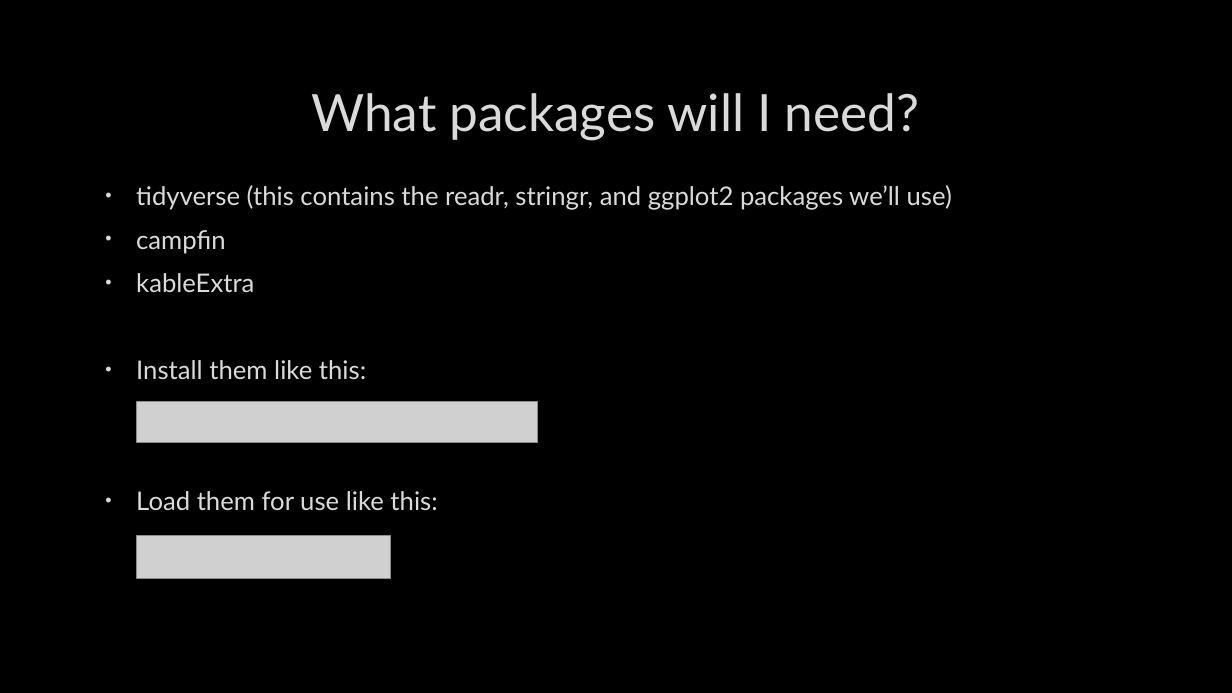
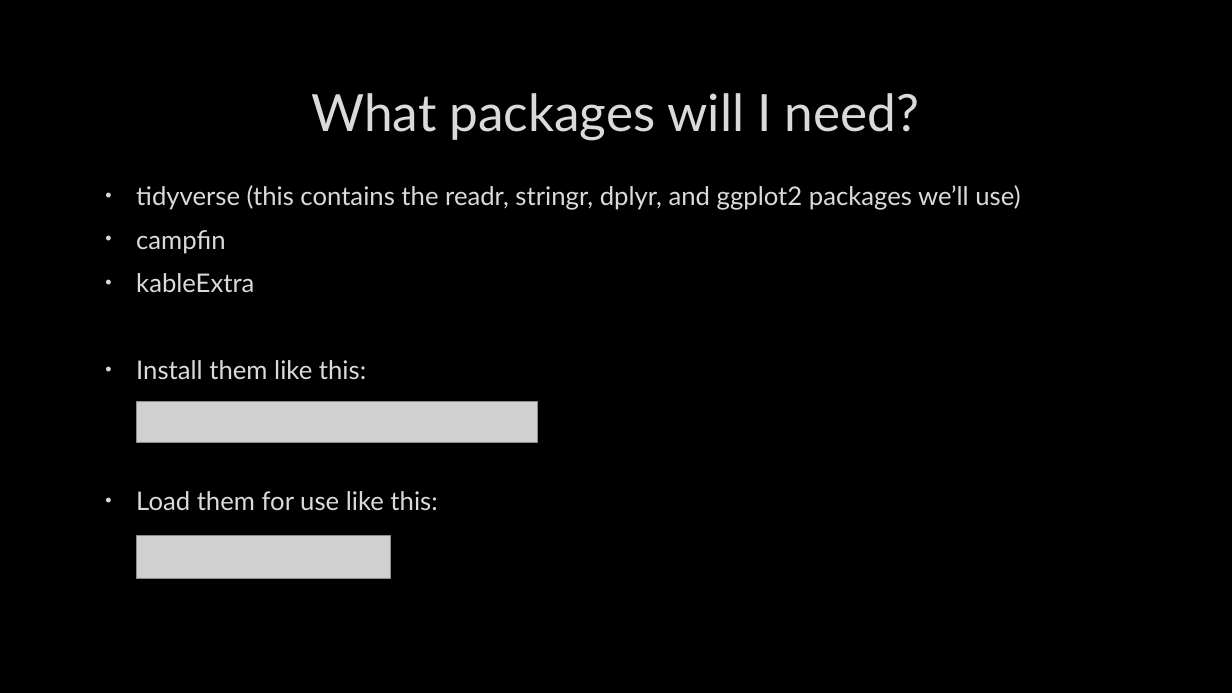
Before and after one commit to CharlotteLoobyRTI/IFDTC23, a slide deck: slide 3 of IFDTC_presentation_RTech.pptx. Drawn at 1232x693 pixels with LibreOffice and Linux fonts; fonts in the diff are those of the drawing; grey boxes stand for pictures; background and template pictures are left out. Boxes give left, top, right and bottom in pixels: in the first picture for what was removed or moved away, otherwise in the second. Text is boxed around its words. In the diff, an @@ line names an element or a change of style, - is before the commit and + after.

```diff
--- a/IFDTC_presentation_RTech.pptx
+++ b/IFDTC_presentation_RTech.pptx
@@ text at [136, 185, 1020, 210]: text changed @@
-• tidyverse (this contains the readr, stringr, and ggplot2 packages we’ll use)
+• tidyverse (this contains the readr, stringr, dplyr, and ggplot2 packages we’ll use)
```
Also in this commit, not shown: 14 other slides changed, 2 slides added.
